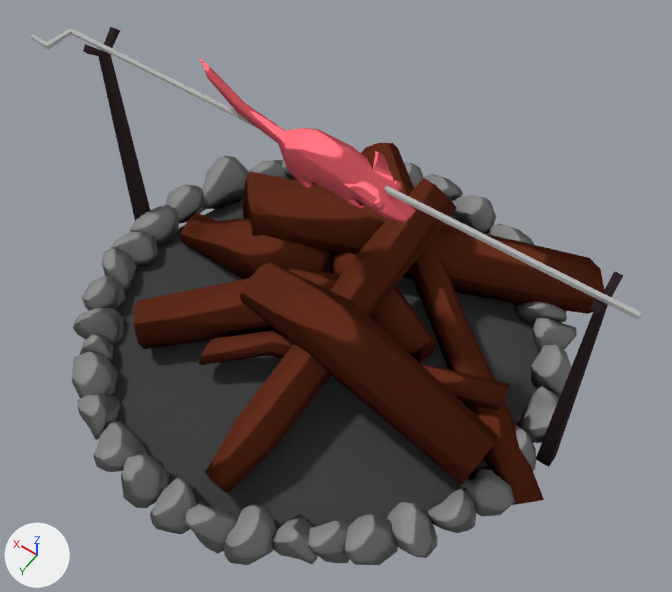
A saved change to the Blender file data/models/bonfire/bonfire.blend.
The view is the same before and after, from a 50 mm camera at (-1.94, 2.6, 4.47) aimed at (-0.18, 0.14, 0.6). Lighting does not change. The marker at lower left points along +X, +Y and +Z.

Before the edit, the objects in view are built like this:
```python
ob_bonfire_pit = bpy.data.objects.new('bonfire_pit', me_circle_001)
ob_bonfire_pit.location = (0.0, 0.0, 0.0)
ob_bonfire_pit.scale = (1.98, 1.98, 1.98)
ob_prongs = bpy.data.objects.new('prongs', me_cube_001)
ob_prongs.location = (1.436, 0.0, 0.678)
ob_prongs.scale = (0.0406, 0.0406, 0.682)
ob_rat = bpy.data.objects.new('rat', me_cube_003)
ob_rat.location = (0.145, 0.0, 1.353)
ob_rat.rotation_euler = (0.0, 0.0131, 0.0)  # degrees (0, 0.8, 0)
ob_rat.scale = (0.0663, 0.0663, 0.0663)
ob_rocks = bpy.data.objects.new('rocks', me_circle_002)
ob_rocks.location = (0.0, 0.0, 0.0)
ob_rocks.scale = (1.98, 1.98, 1.98)
ob_wood = bpy.data.objects.new('wood', me_circle)
ob_wood.location = (0.0, 0.0, 0.0)
ob_wood.scale = (1.98, 1.98, 1.98)
```
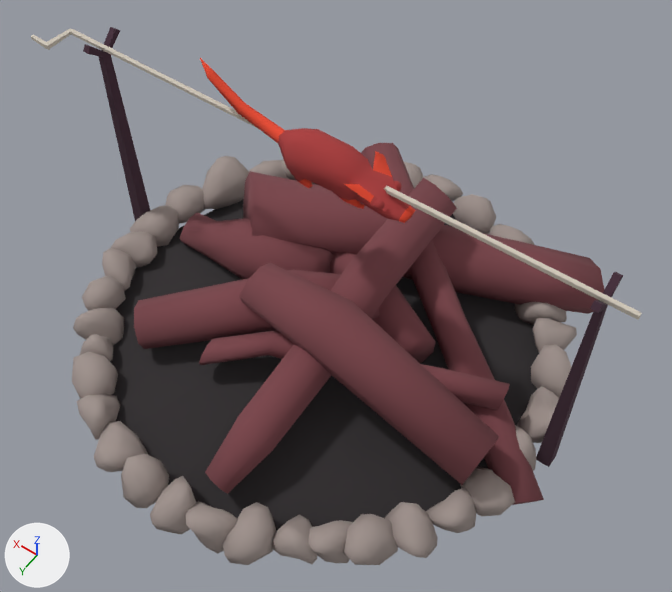
Location of each change, [x1, y1, x2, y2] in pixels of the pictures (672 x 592 px):
'wood', recoloured, surface changed
    both: [134, 143, 604, 505]
'bonfire_pit', recoloured, surface changed
    both: [110, 184, 539, 531]
'rocks', recoloured, surface changed
    both: [72, 156, 577, 565]
'prongs', recoloured
    both: [83, 27, 623, 467]
part 4 of me_cube_003, surface changed
    both: [31, 28, 642, 320]

Edits to the bpy script that builds the scene:
```text
Add img_pallete_png:
    img_pallete_png = load_image('pallete.png', '../../textures/pallete.png', 32, 1, 'sRGB')
Add mat_pallete:
    mat_pallete = principled_material('pallete')
    mat_pallete.texture = img_pallete_png
    mat_pallete.roughness = 1.0
Change me_circle:
    where me_circle.from_pydata(...)  # 264 vertices, 216 faces; spans x -0.794..0.565, y -0.579..0.619, z -0.027..0.397
    used by ob_wood; location = (0.0, 0.0, 0.0); scale = (1.98, 1.98, 1.98)
    remove me_circle.materials.append(mat_wood)
    me_circle part 1: texture (UV) coordinates of 216 of 216 faces, centred in x -0.755..0.553, y -0.537..0.6, z 0.008..0.365, changed; they spanned u 0.0..1.0, v 0.01..1.0 and now span u 0.08..0.08, v 0.55..0.55
    add me_circle.materials.append(mat_pallete)  # picture img_pallete_png
Change me_circle_001:
    where me_circle_001.from_pydata(...)  # 17 vertices, 16 faces; spans x -0.654..0.648, y -0.657..0.695, z 0.0..0.122
    used by ob_bonfire_pit; location = (0.0, 0.0, 0.0); scale = (1.98, 1.98, 1.98)
    remove me_circle_001.materials.append(mat_bonfire_pit)
    me_circle_001 part 2: texture (UV) coordinates of 16 of 16 faces, centred in x -0.429..0.412, y -0.415..0.459, z 0.041, changed; they spanned u 0.0..1.0, v 0.0..1.0 and now span u 0.36..0.36, v 0.5..0.5
    add me_circle_001.materials.append(mat_pallete)  # picture img_pallete_png
Change me_circle_002:
    where me_circle_002.from_pydata(...)  # 1110 vertices, 1043 faces; spans x -0.745..0.719, y -0.702..0.768, z -0.05..0.132
    used by ob_rocks; location = (0.0, 0.0, 0.0); scale = (1.98, 1.98, 1.98)
    remove me_circle_002.materials.append(mat_rocks)
    me_circle_002 part 3: texture (UV) coordinates of 1043 of 1043 faces, centred in x -0.738..0.709, y -0.696..0.76, z -0.04..0.125, changed; they spanned u 0.0..0.0, v 0.0..0.0 and now span u 0.45..0.45, v 0.55..0.55
    add me_circle_002.materials.append(mat_pallete)  # picture img_pallete_png
Change me_cube_001:
    where me_cube_001.from_pydata(...)  # 40 vertices, 36 faces; spans x -72.3..1.0, y -3.1..2.8, z -1.0..1.1
    remove me_cube_001.materials.append(mat_prongs)
    add me_cube_001.materials.append(mat_pallete)  # picture img_pallete_png
Change me_cube_003:
    where me_cube_003.from_pydata(...)  # 349 vertices, 408 faces; spans x -26.7..25.0, y -2.0..2.8, z -1.5..4.5
    used by ob_rat; location = (0.145, 0.0, 1.353); rotation_euler = (0.0, 0.0131, 0.0), in degrees (0, 0.8, 0); scale = (0.0663, 0.0663, 0.0663)
    me_cube_003 part 4: texture (UV) coordinates of 408 of 408 faces, centred in x -26.7..25.0, y -1.8..2.8, z -1.5..3.8, changed; they spanned u 0.12..0.88, v 0.0..1.0 and now span u 0.49..0.93, v 0.5..0.59
```
